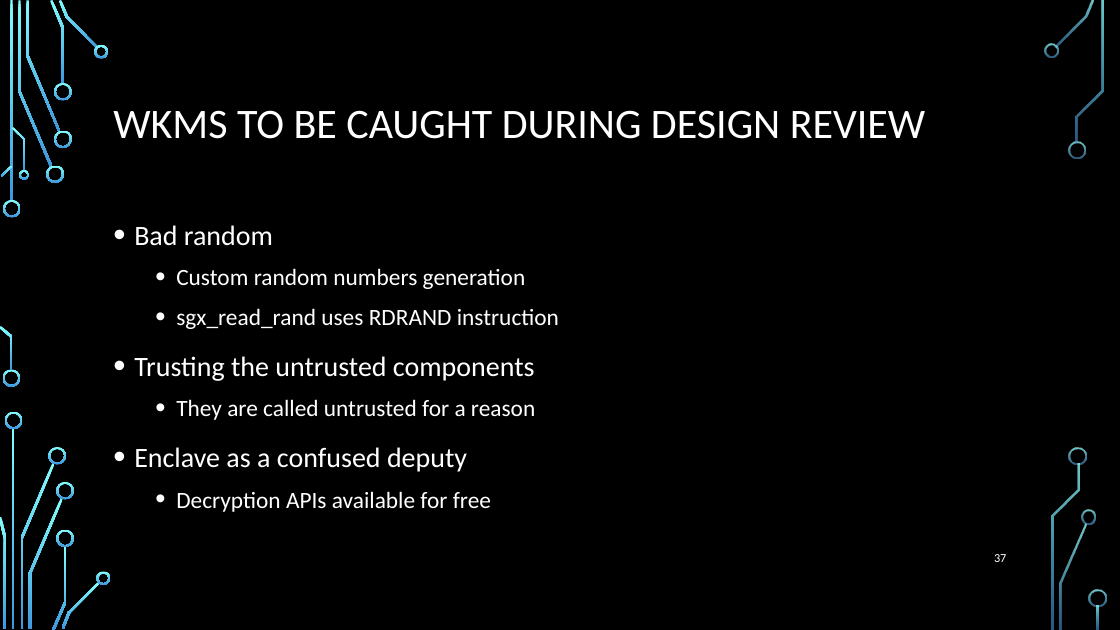
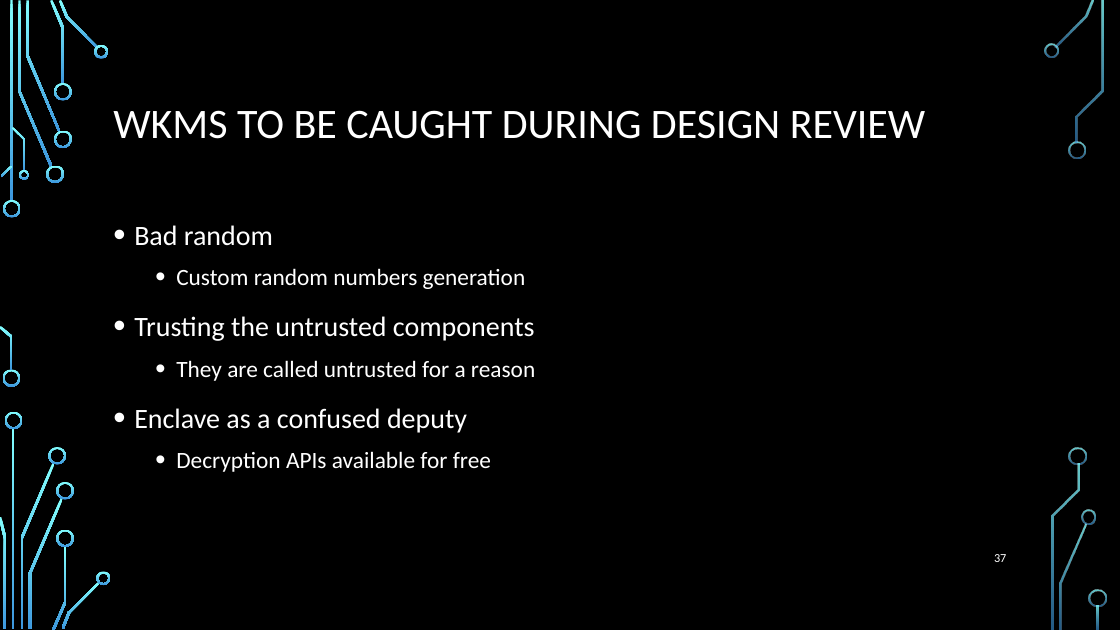
Before and after one commit to wireshrink/RECONMTL-2017, a slide deck: slide 37 of docs/SGX Enclave Programming - Common Mistakes.pptx. Drawn at 1120x630 pixels with LibreOffice and Linux fonts; fonts in the diff are those of the drawing; background and template pictures are left out. Boxes give left, top, right and bottom in pixels: in the first picture for what was removed or moved away, otherwise in the second. Text is boxed around its words. In the diff, an @@ line names an element or a change of style, - is before the commit and + after.

```diff
--- a/docs/SGX Enclave Programming - Common Mistakes.pptx
+++ b/docs/SGX Enclave Programming - Common Mistakes.pptx
@@ text at (x1=176, y1=308, x2=559, y2=329): paragraph removed @@
-  • sgx_read_rand uses RDRAND instruction
```
Also in this commit, not shown: 5 other slides changed, 8 other files.
